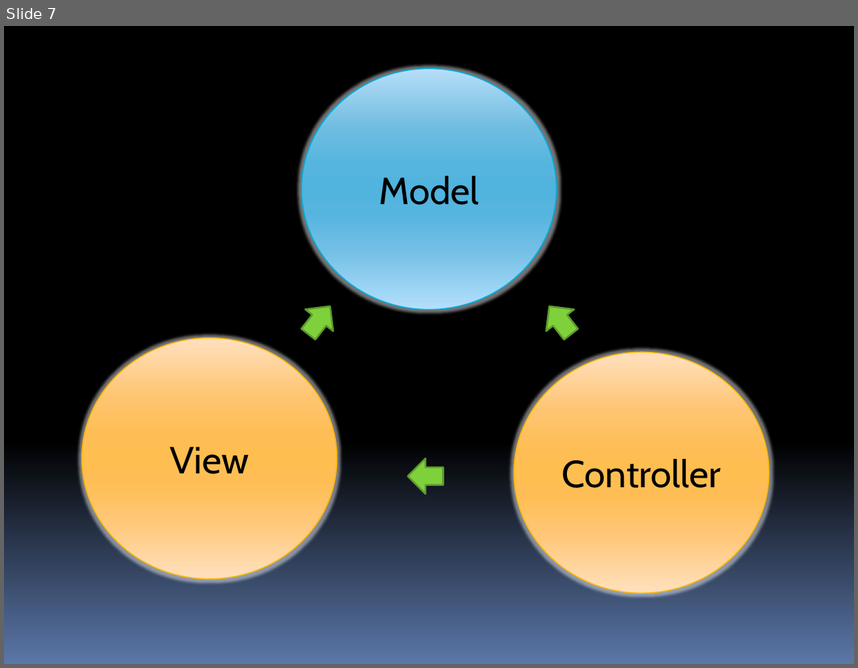
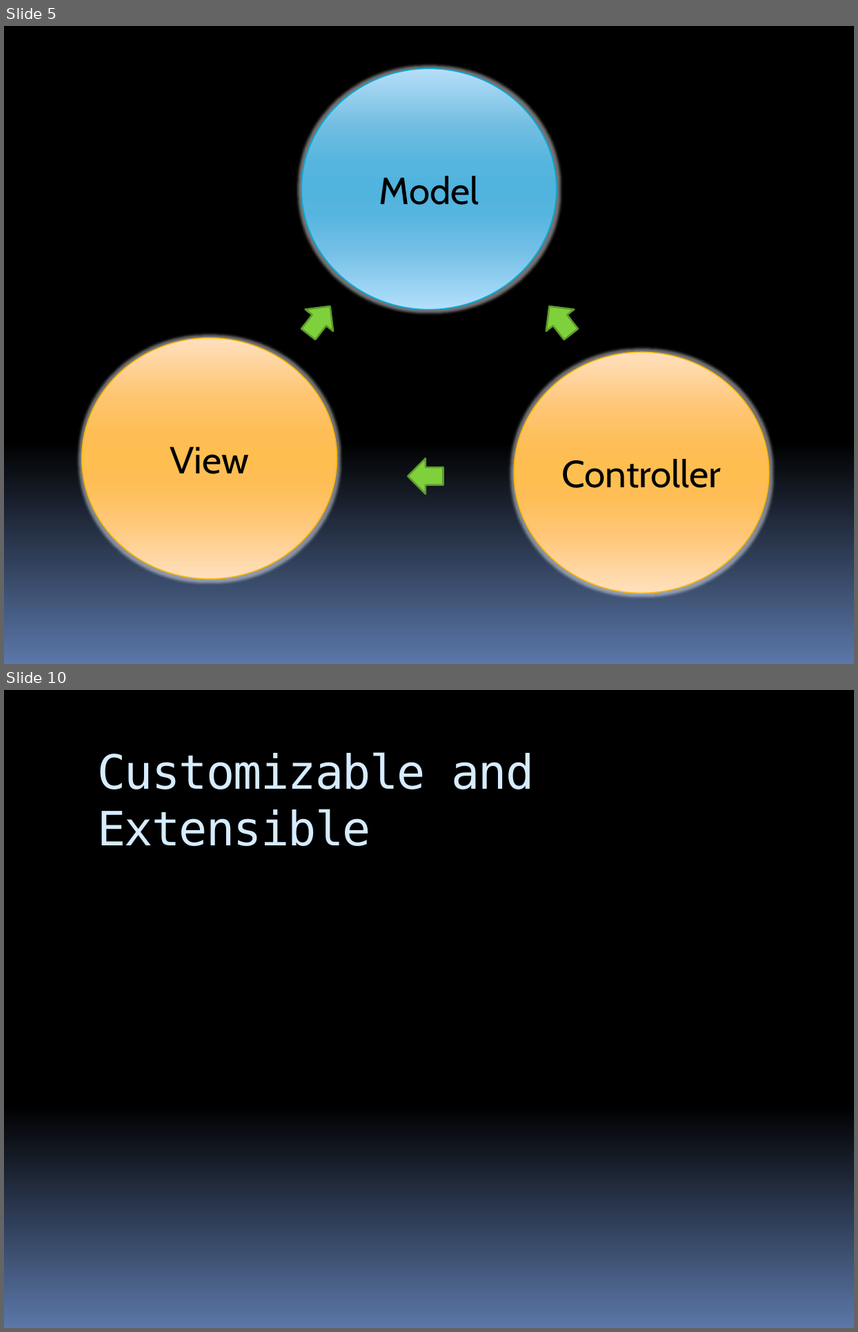
Before and after one commit to stevenharman/codeincubator, a slide deck: Samples/Getting-Started-With-MVC/Getting Started with MVC.pptx. Shown one above the other, each under a label of ours: slide 7 before the commit, slides 5 and 10 after it; the slides between them are not shown. The pictures are 858x668 and 858x1332 pixels, drawn with LibreOffice and Linux fonts; fonts in the diff are those of the drawing. Boxes give left, top, right and bottom in pixels: in the first picture for what was removed or moved away, otherwise in the second. Text is boxed around its words. In the diff, an @@ line names an element or a change of style, - is before the commit and + after.

```diff
--- a/Samples/Getting-Started-With-MVC/Getting Started with MVC.pptx
+++ b/Samples/Getting-Started-With-MVC/Getting Started with MVC.pptx
@@ slide 10 added at (4,690,854,1328), background gradient #000000 to #5B77A8 @@
@@ title added at (97,752,534,846), 40 pt, text #D6ECFF @@
+Customizable and Extensible
@@ what was slide 7 is now slide 5 @@
```
Also in this commit, not shown: 3 slides changed, 6 other slides added, 2 slides removed, 3 other files.
